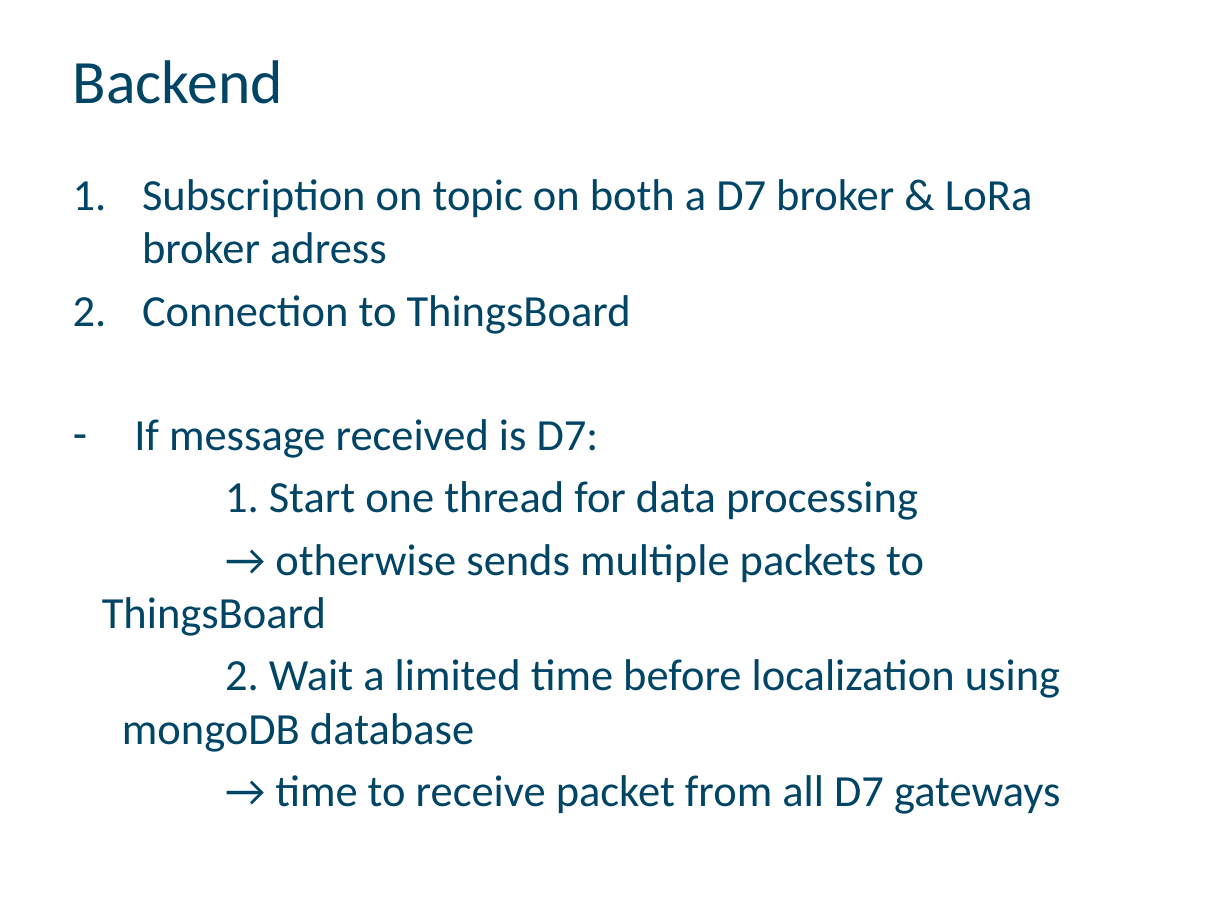
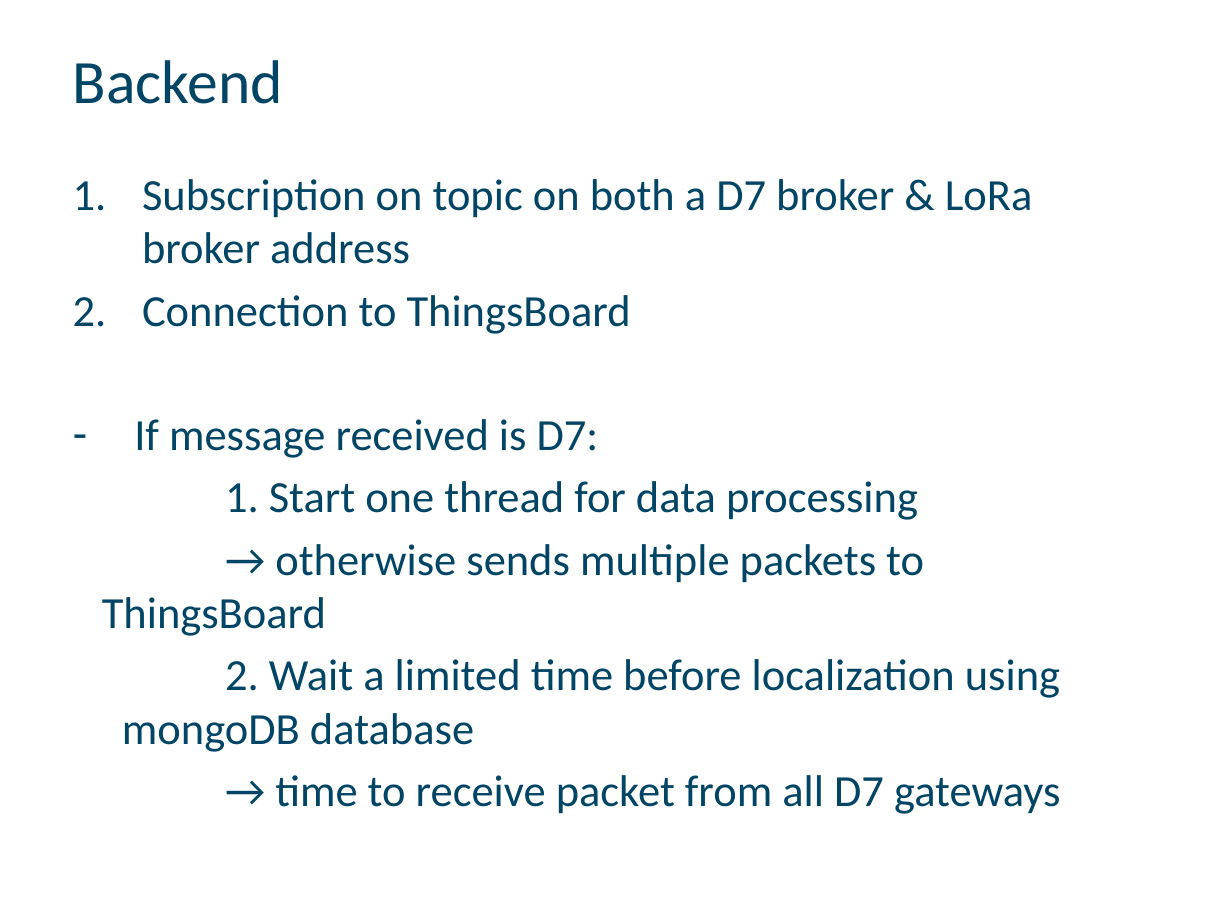
Before and after one commit to WesleyVanW/Smart-Waste-Managment, a slide deck: slide 10 of Presentatie-IoT-SmartWasteManagment.pptx. Drawn at 1232x924 pixels with LibreOffice and Linux fonts; fonts in the diff are those of the drawing; background and template pictures are left out. Boxes give left, top, right and bottom in pixels: in the first picture for what was removed or moved away, otherwise in the second. Text is boxed around its words. In the diff, an @@ line names an element or a change of style, - is before the commit and + after.

```diff
--- a/Presentatie-IoT-SmartWasteManagment.pptx
+++ b/Presentatie-IoT-SmartWasteManagment.pptx
@@ text at <box>142,179,1033,264</box>: text changed @@
-1. Subscription on topic on both a D7 broker & LoRa broker adress
+1. Subscription on topic on both a D7 broker & LoRa broker address
```
Also in this commit, not shown: 2 other slides changed, 1 slide added.
